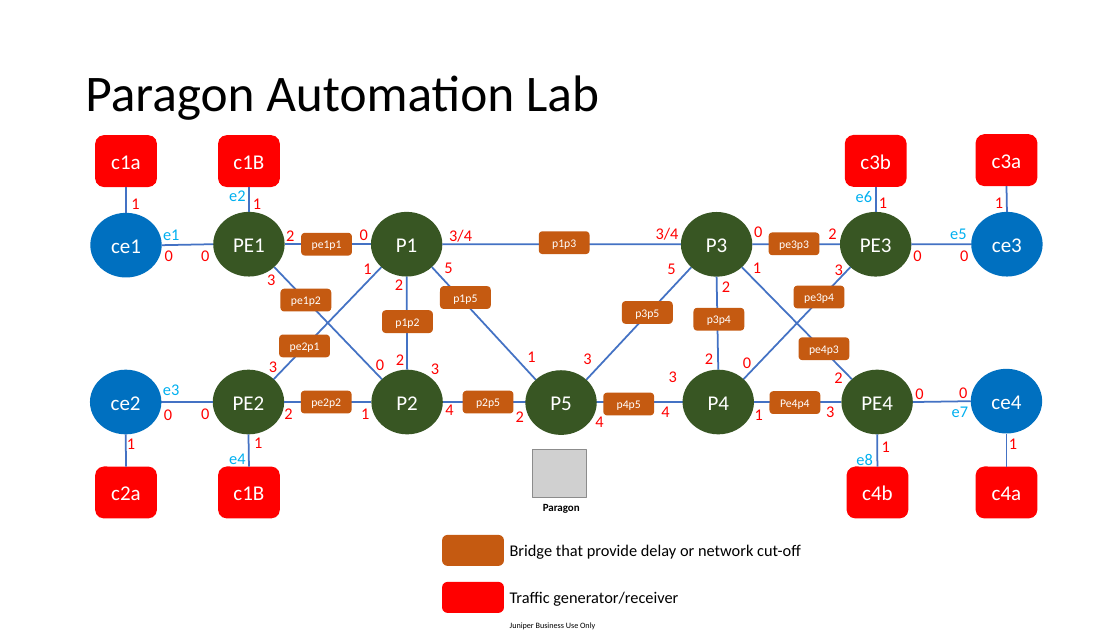
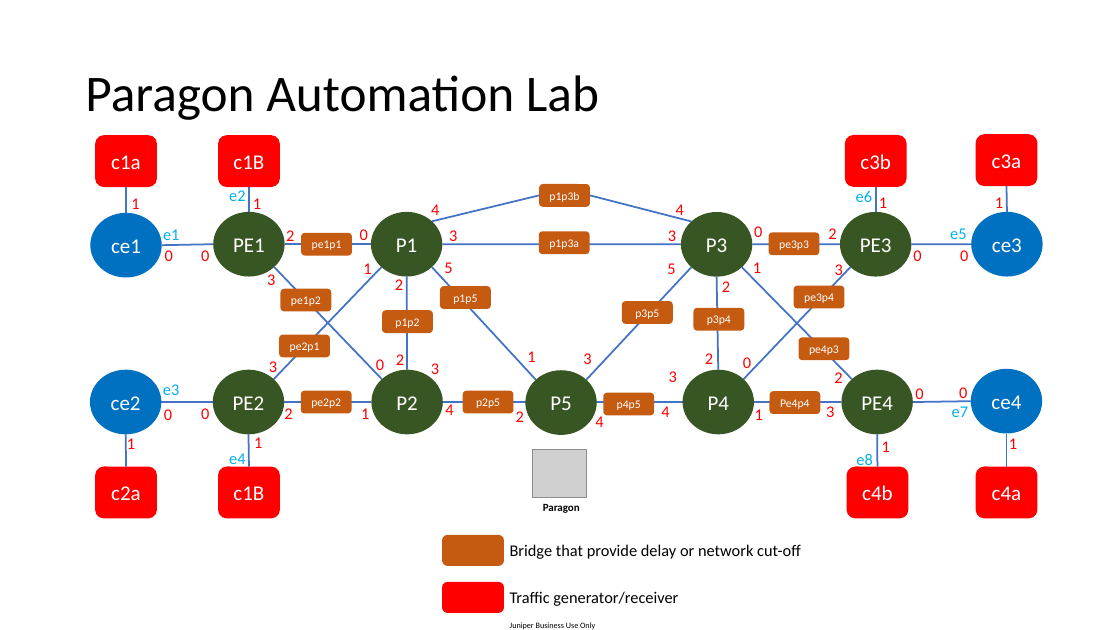
Before and after one commit to rbs25765/vmm-v3-script, a slide deck: slide 13 of Lab/lab_topology.pptx. Drawn at 1120x630 pixels with LibreOffice and Linux fonts; fonts in the diff are those of the drawing; grey boxes stand for pictures. Boxes give left, top, right and bottom in pixels: in the first picture for what was removed or moved away, otherwise in the second. Text is boxed around its words. In the diff, an @@ line names an element or a change of style, - is before the commit and + after.

```diff
--- a/Lab/lab_topology.pptx
+++ b/Lab/lab_topology.pptx
@@ text added at <box>431,204,439,220</box>, 14 pt, text #FF0000 @@
+4
@@ line added from (539, 196) to (432, 222), #4472C4 1.5 pt @@
@@ rounded rectangle added at <box>539,184,590,207</box>, fill #C55A11, 10 pt, text #FFFFFF @@
+p1p3b
@@ line added from (691, 222) to (590, 196), #4472C4 1.5 pt @@
@@ text added at <box>676,204,684,220</box>, 14 pt, text #FF0000 @@
+4
@@ text at <box>449,230,457,245</box>: text changed @@
-3/4
+3
@@ text in rounded rectangle at <box>549,239,579,249</box>: text changed @@
-p1p3
+p1p3a
@@ text at <box>668,230,676,245</box>: text changed @@
-3/4
+3
```
Also in this commit, not shown: 21 other files.
